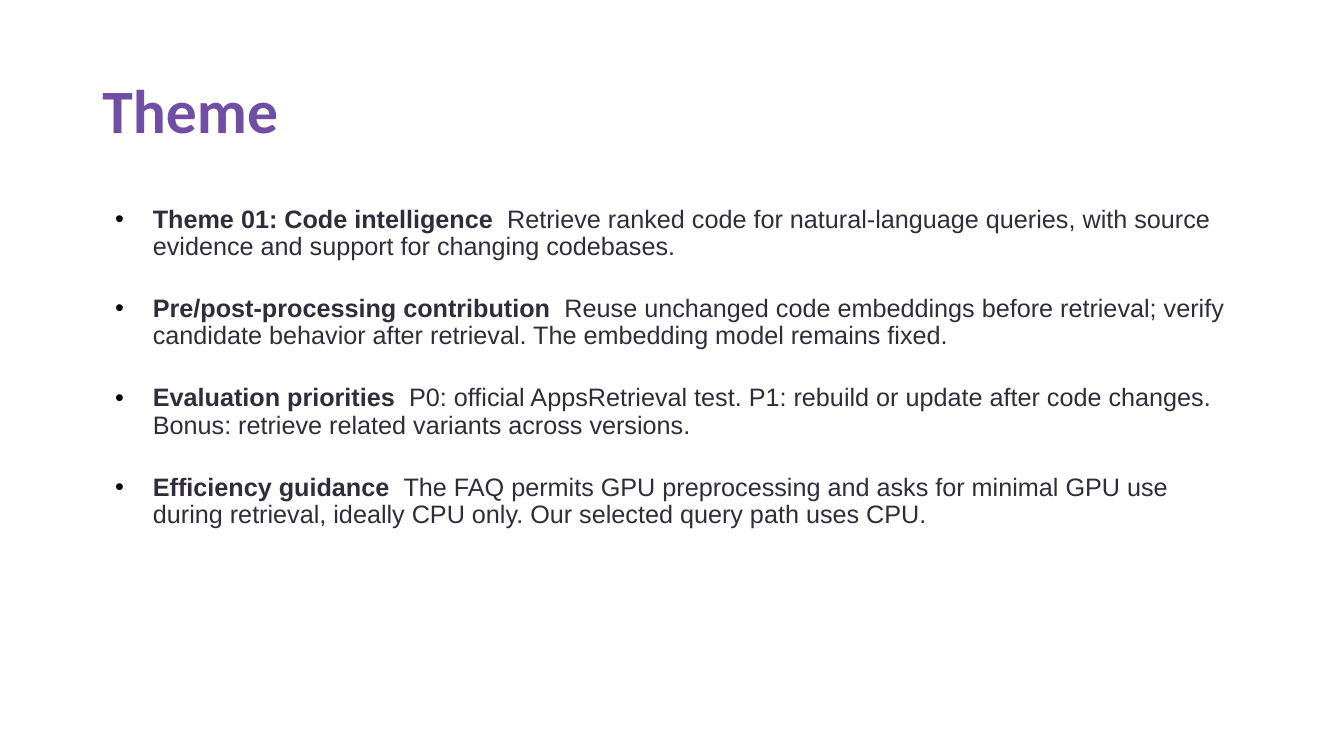
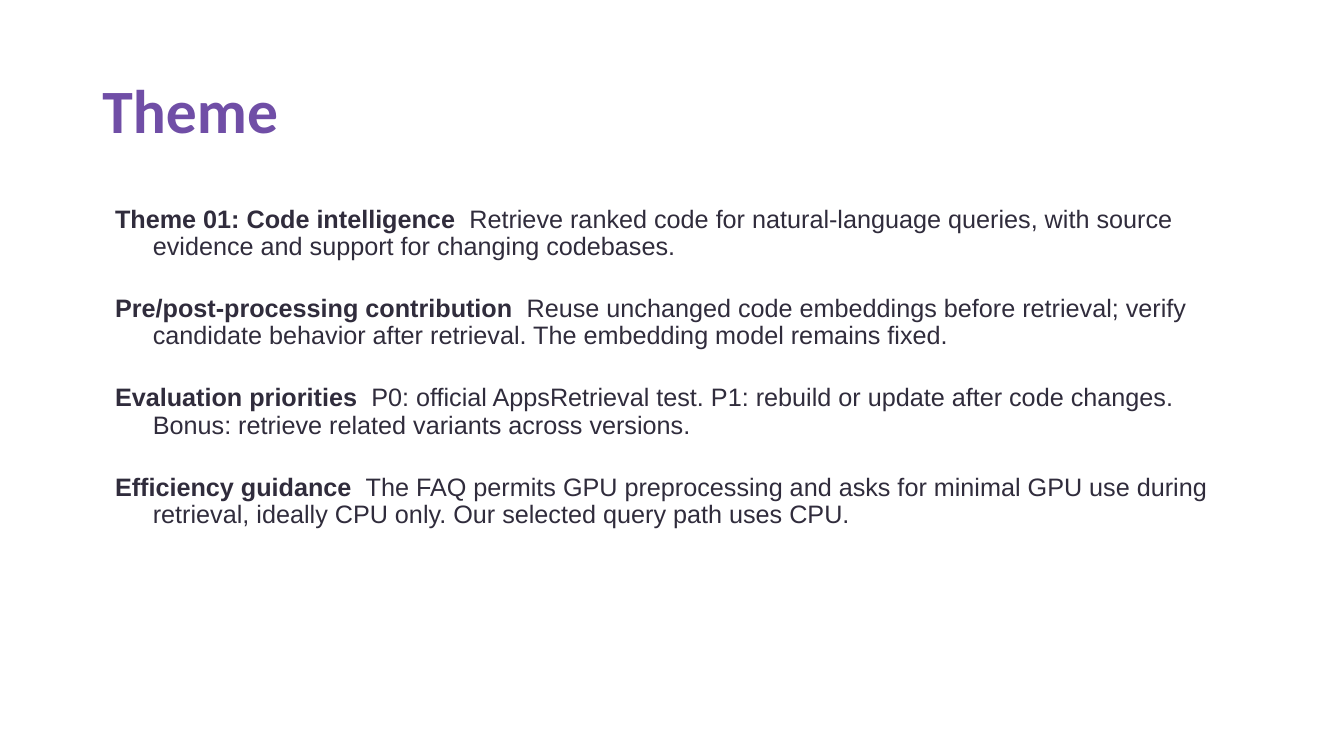
Before and after one commit to krizz711/CodeDoctor-Agentic-Semantic-and-Structural-Intelligence-for-Code-Repositories, a slide deck: slide 2 of VITV_Doctors_Submission.pptx. Drawn at 1344x756 pixels with LibreOffice and Linux fonts; fonts in the diff are those of the drawing. Boxes give left, top, right and bottom in pixels: in the first picture for what was removed or moved away, otherwise in the second. Text is boxed around its words. In the diff, an @@ line names an element or a change of style, - is before the commit and + after.

Commit message:
Record accepted CPU P0 evidence and update local submission materials

```diff
--- a/VITV_Doctors_Submission.pptx
+++ b/VITV_Doctors_Submission.pptx
@@ text "Theme 01: Code intelligence Retrieve ..." at [115,209,1207,529]: bullet • to none @@
```
Also in this commit, not shown: 8 other slides changed, 40 other files.
